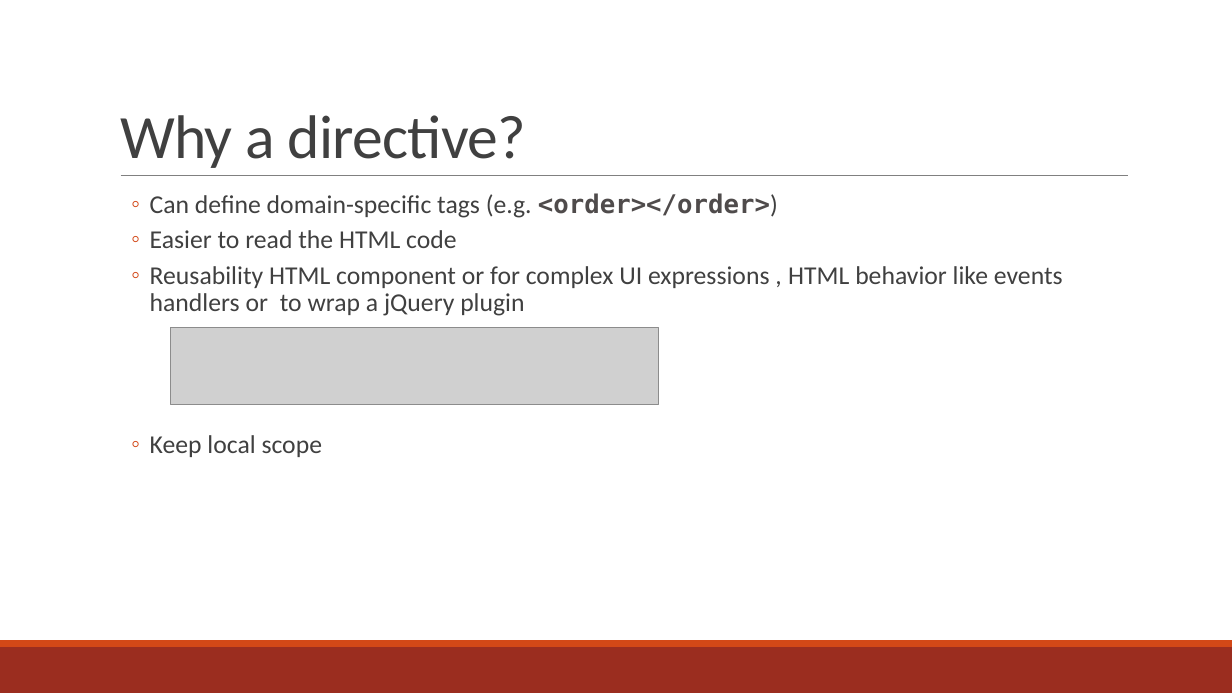
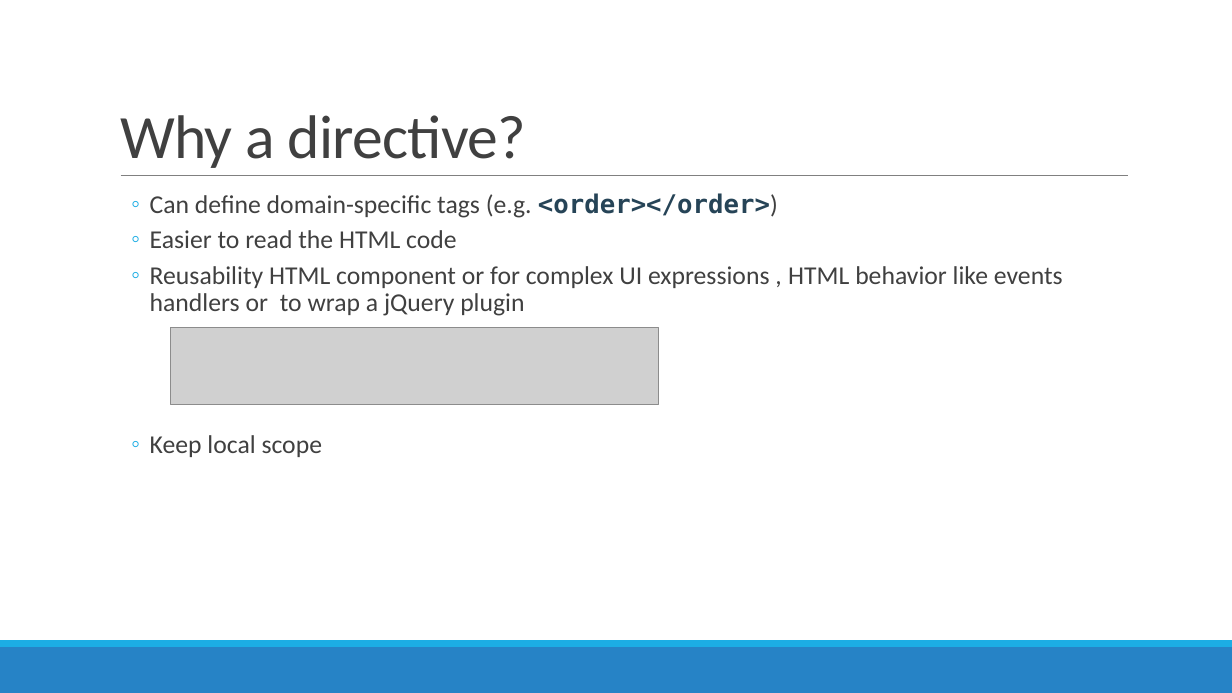
Before and after one commit to rivkiaizen/PhotoGalery, a slide deck: slide 7 of PhotoGalery/AngularJS-directive - final.pptx. Drawn at 1232x693 pixels with LibreOffice and Linux fonts; fonts in the diff are those of the drawing; grey boxes stand for pictures; background and template pictures are left out. Boxes give left, top, right and bottom in pixels: in the first picture for what was removed or moved away, otherwise in the second. Text is boxed around its words. In the diff, an @@ line names an element or a change of style, - is before the commit and + after.

```diff
--- a/PhotoGalery/AngularJS-directive - final.pptx
+++ b/PhotoGalery/AngularJS-directive - final.pptx
@@ text "Can define domain-specific tags (e.g. ..." at (150,193,1063,457): text colour #4F4B4B to #264457 in "<order></order>)"; bullet colour #D34817 to #1CADE4 @@
@@ rectangle at (0,647,1232,693): fill #9B2D1F to #2683C6 @@
@@ rectangle at (0,640,1232,647): fill #D34817 to #1CADE4 @@
```
Also in this commit, not shown: 53 other slides changed, 3 other files.
